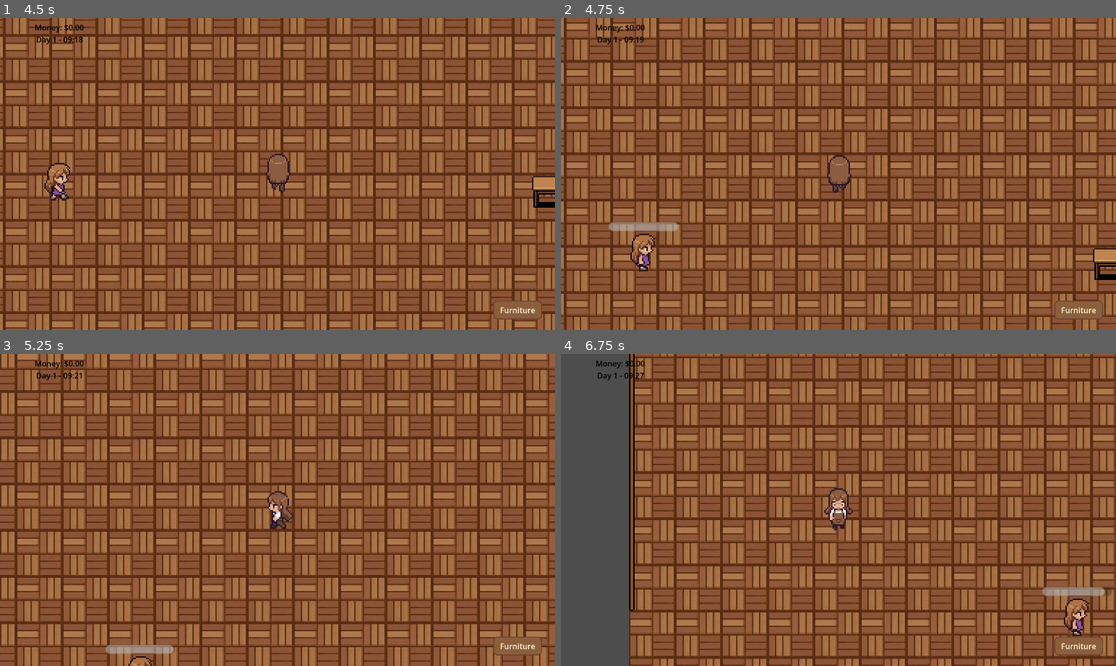
Above: before the commit, frames 1-4 (two rows, left to right).
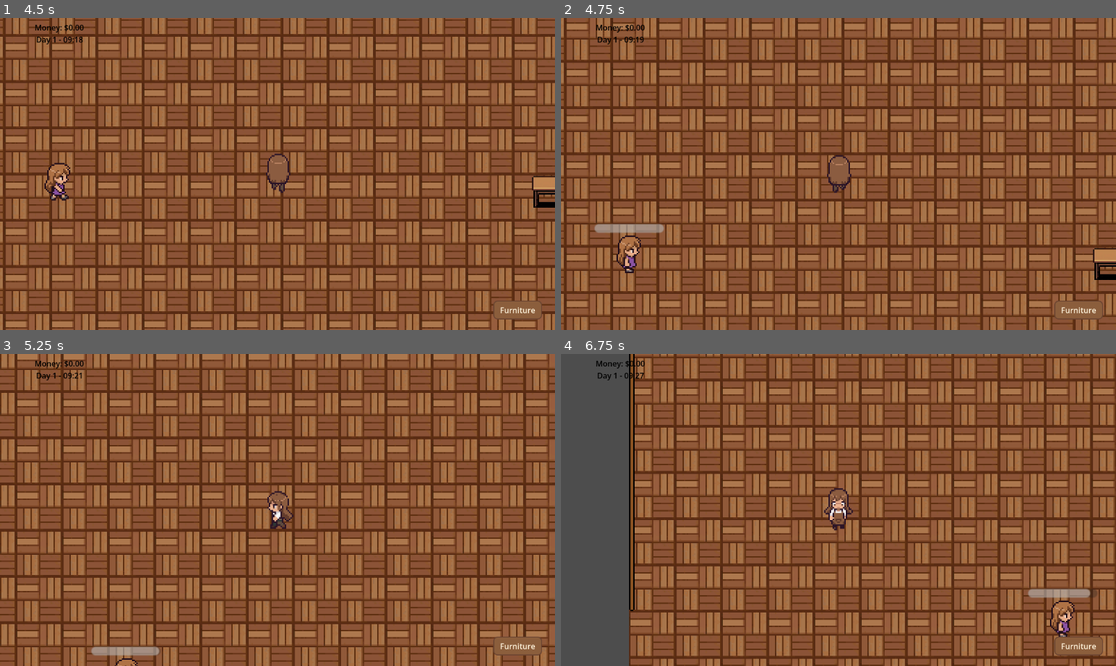
Above: after the commit, the same moments.

Repository: Jose-Prince/UVG-Tesis-Game
Game: Godot game, scene res://Scenes/Main/Main.tscn
Two runs of this game, one before a commit and one after it. Both use one fixed random seed, a clock stepped at 60 frames per second and the inputs below.
Inputs (mouse positions are in pixels of both pictures, inside the frame that each line leads up to):
- Up to frame 1 (4.5 s): click "Furniture" at 0.5 s; click "Remove Furniture" at 1.25 s; tap Enter at 2 s; move the mouse to (399, 158) at 2.02 s; hold D (move_right) 2.03-2.78 s; click (399, 158) at 2.1 s; move the mouse to (166, 189) at 2.77 s; hold S (move_down) 2.78-3.53 s; tap E (interact) at 2.85, 4.35 s; move the mouse to (333, 105) at 3.52 s; hold D (move_right) 3.53-4.28 s; click (333, 105) at 3.6 s; move the mouse to (249, 236) at 4.27 s; hold W (move_up) from 4.28 s (still down)
- Up to frame 2 (4.75 s): keep holding W (move_up)
- Up to frame 3 (5.25 s): move the mouse to (444, 556) at 5.02 s; release W (move_up) at 5.03 s; hold A (move_left) from 5.03 s (still down); click (444, 556) at 5.1 s
- Up to frame 4 (6.75 s): move the mouse to (672, 463) at 5.77 s; tap E (interact) at 5.85 s; move the mouse to (866, 510) at 6.52 s; release A (move_left) at 6.53 s; hold S (move_down) from 6.53 s (still down); click (866, 510) at 6.6 s

Frame 1 is identical in both runs. In frame 2, 0.9% of the frame differs, in the area x 6-22%, y 65-82%; in frame 3, 0.4%; in frame 4, 0.9%, in the area x 84-100%, y 74-91%.

Commit message:
fix: customer navigation

Diff:
--- a/Scenes/Customers/Customer.tscn
+++ b/Scenes/Customers/Customer.tscn
@@ -20,8 +20,8 @@
 shape = SubResource("RectangleShape2D_pxcvc")
 
 [node name="NavigationAgent2D" type="NavigationAgent2D" parent="." unique_id=2124059339]
-path_desired_distance = 5.0
-target_desired_distance = 5.0
+path_desired_distance = 15.0
+target_desired_distance = 15.0
 avoidance_enabled = true
 
 [node name="AnimatedSprite2D" type="AnimatedSprite2D" parent="." unique_id=2020132279]
